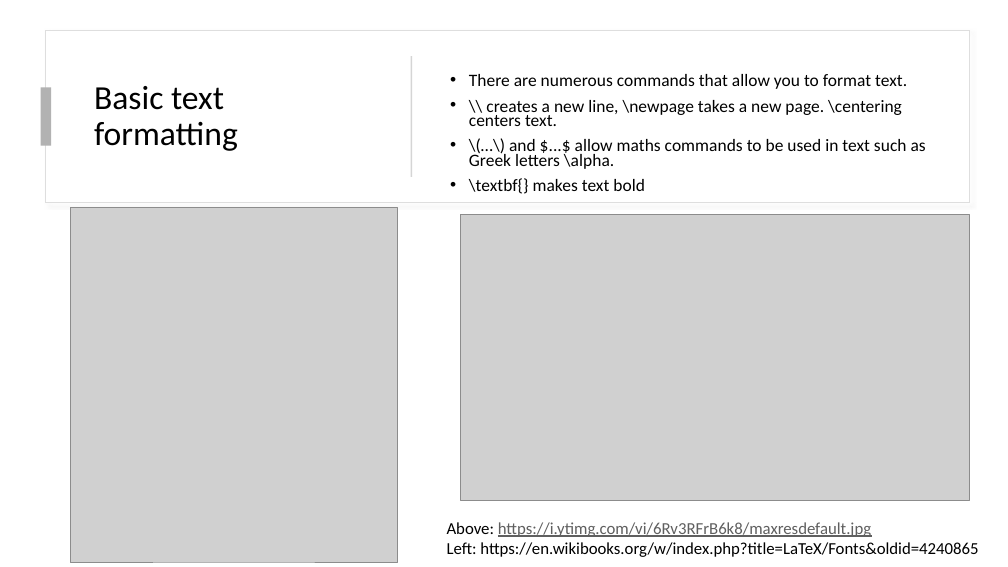
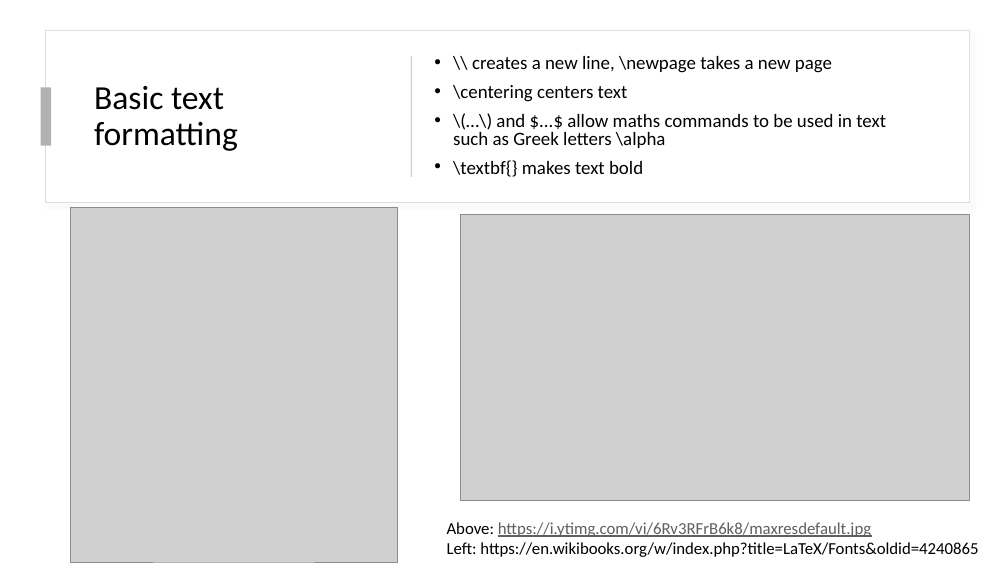
Before and after one commit to ocunningham08/LaTeX-Workshop, a slide deck: slide 11 of Workshop.pptx (slide 22 before the commit). Drawn at 1008x567 pixels with LibreOffice and Linux fonts; fonts in the diff are those of the drawing; grey boxes stand for pictures. Boxes give left, top, right and bottom in pixels: in the first picture for what was removed or moved away, otherwise in the second. Text is boxed around its words. In the diff, an @@ line names an element or a change of style, - is before the commit and + after.

```diff
--- a/Workshop.pptx
+++ b/Workshop.pptx
@@ text "\\ creates a new line, ..." moved from (x1=469, y1=74, x2=926, y2=194) to (x1=453, y1=56, x2=886, y2=177) @@
@@ text at (x1=453, y1=56, x2=886, y2=148): text changed; size 16.6 to 18 pt @@
-• There are numerous commands that allow you to format text.
-• \\ creates a new line, \newpage takes a new page. \centering centers text.
-• \(…\) and $...$ allow maths commands to be used in text such as Greek letters \alpha.
+• \\ creates a new line, \newpage takes a new page
+• \centering centers text
+• \(…\) and $...$ allow maths commands to be used in text such as Greek letters \alpha
@@ text at (x1=453, y1=160, x2=643, y2=177): size 16.6 to 18 pt in "\textbf{} makes text bold"; line spacing 0.7 to 0.8 @@
```
Also in this commit, not shown: 21 other slides changed, 6 slides removed, 1 other file.
